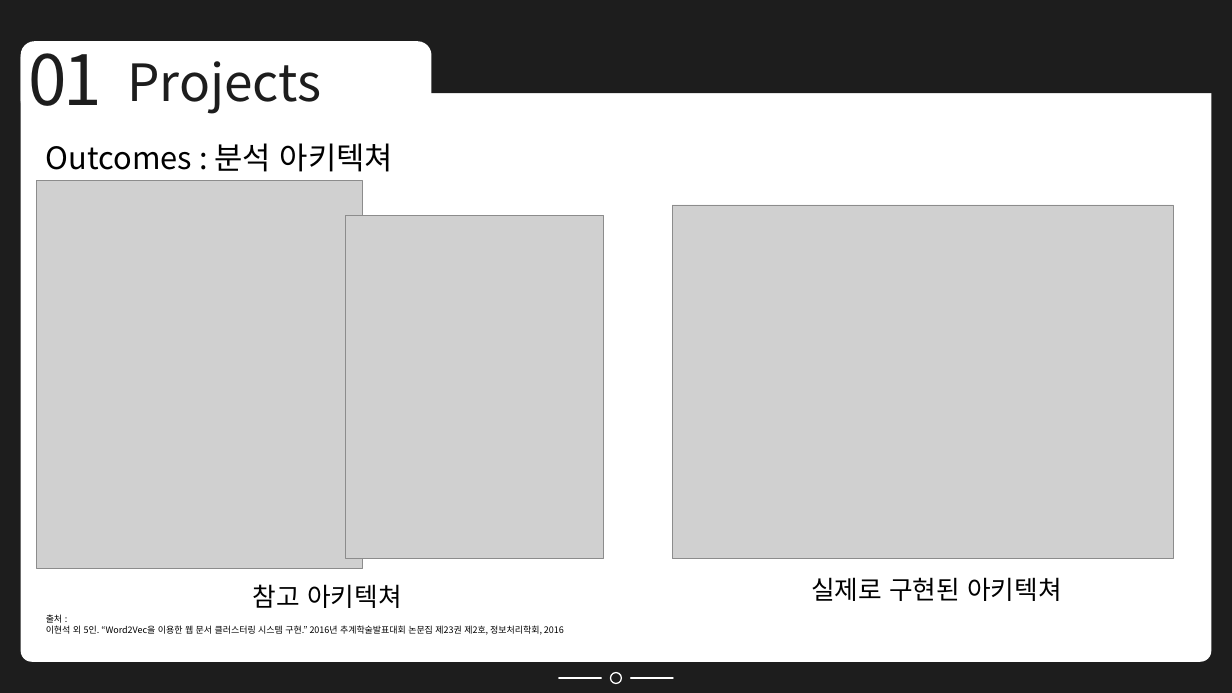
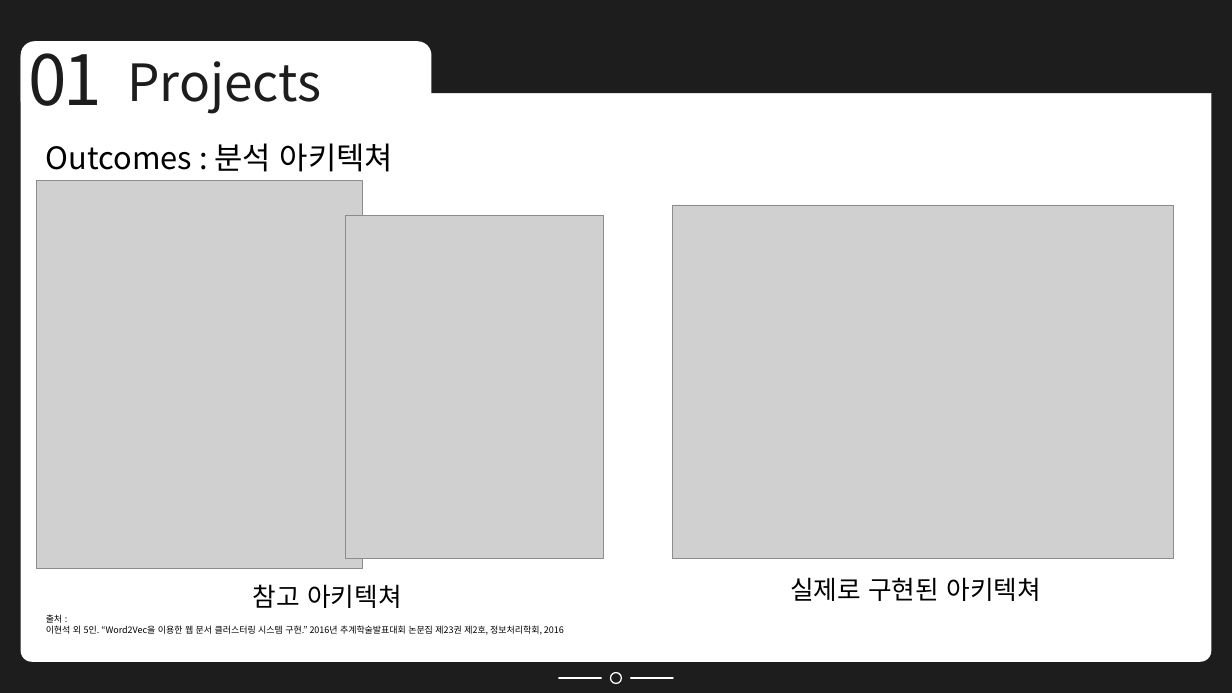
Before and after one commit to Minsung-commit/TIL, a slide deck: slide 7 of 포트폴리오 NEW.pptx (slide 5 before the commit). Drawn at 1232x693 pixels with LibreOffice and Linux fonts; fonts in the diff are those of the drawing; grey boxes stand for pictures. Boxes give left, top, right and bottom in pixels: in the first picture for what was removed or moved away, otherwise in the second. Text is boxed around its words. In the diff, an @@ line names an element or a change of style, - is before the commit and + after.

```diff
--- a/포트폴리오 NEW.pptx
+++ b/포트폴리오 NEW.pptx
@@ text "실제로 구현된 아키텍쳐": place and size @@
-text "실제로 구현된 아키텍쳐" at (811, 577, 1062, 601)
+text "실제로 구현된 아키텍쳐" at (790, 577, 1041, 601)
```
Also in this commit, not shown: 1 other slide changed.
